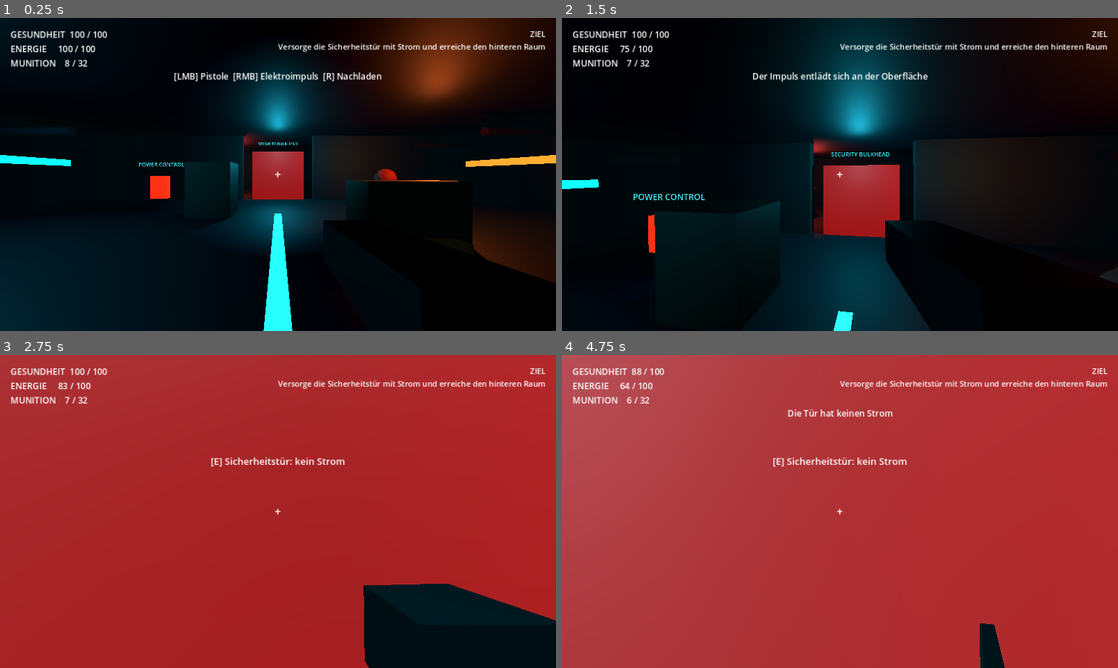
Above: before the commit, frames 1-4 (two rows, left to right).
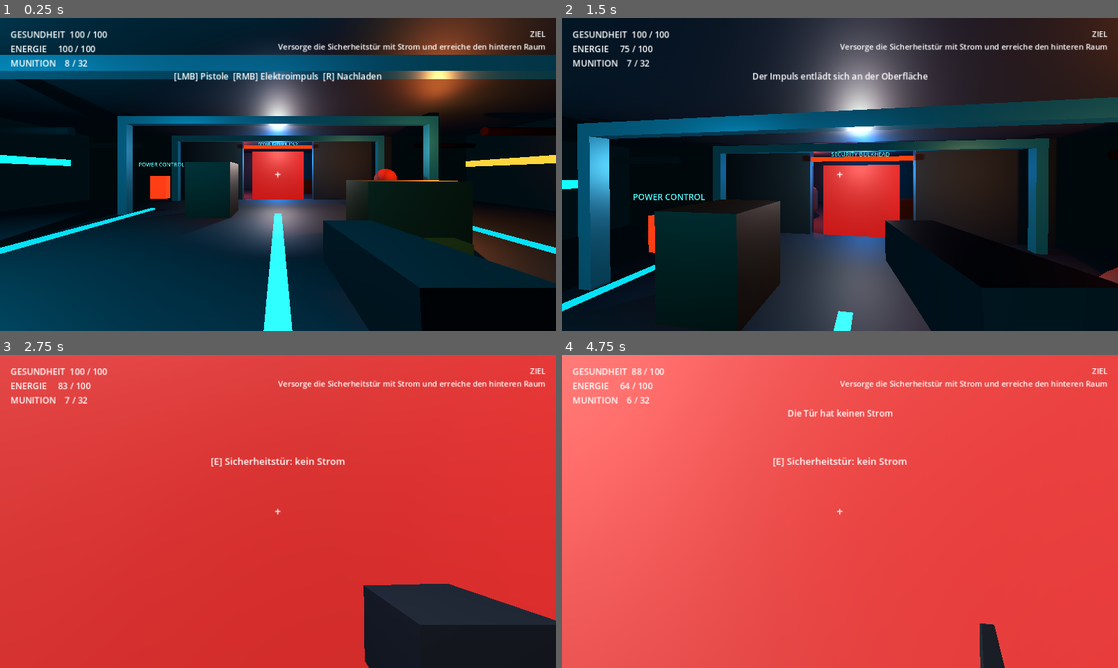
Above: after the commit, the same moments.

Repository: Maycetin1205/bioshock
Game: Godot game, scene res://scenes/main.tscn
Same seed, same stepped clock (60 frames per second), same inputs: the game is played once before the commit and once after it.
Inputs (mouse positions are in pixels of both pictures, inside the frame that each line leads up to):
- Up to frame 1 (0.25 s): no input
- Up to frame 2 (1.5 s): tap Enter at 0.5 s; move the mouse to (867, 174) at 0.52 s; hold Right mouse button (ability_primary) 0.53-1.28 s; hold W (move_forward) from 0.53 s (still down); click (867, 174) at 0.67 s; tap Space (jump) at 0.77 s; move the mouse to (812, 174) at 1.27 s; tap E (interact) at 1.35 s
- Up to frame 3 (2.75 s): keep holding W (move_forward); tap Space (jump) at 1.52 s; move the mouse to (289, 505) at 2.02 s; hold Shift (sprint) from 2.03 s (still down)
- Up to frame 4 (4.75 s): keep holding W (move_forward); move the mouse to (834, 517) at 2.77 s; release Shift (sprint) at 2.78 s; click (834, 517) at 2.85 s; tap Space (jump) at 3.02, 3.77, 4.52 s; move the mouse to (878, 514) at 3.52 s; hold Right mouse button (ability_primary) 3.53-4.28 s; move the mouse to (795, 508) at 4.27 s; tap E (interact) at 4.35 s

The runs differ from the first frame. In frame 1, 56% of the frame differs, in the area x 0-100%, y 0-100%; in frame 2, 53%; in frame 3, 94%; in frame 4, 99%.

Commit message:
Instantiate authored room shell

Diff:
--- a/scenes/main.tscn
+++ b/scenes/main.tscn
@@ -1,12 +1,15 @@
-[gd_scene load_steps=5 format=3]
+[gd_scene load_steps=6 format=3]
 
 [ext_resource type="Script" path="res://src/main.gd" id="1_main"]
 [ext_resource type="PackedScene" path="res://scenes/player/player.tscn" id="2_player"]
 [ext_resource type="Script" path="res://src/prototype/prototype_level.gd" id="3_level"]
 [ext_resource type="PackedScene" path="res://scenes/ui/hud.tscn" id="4_hud"]
+[ext_resource type="PackedScene" path="res://scenes/prototype/visible_room.tscn" id="5_room"]
 
 [node name="Main" type="Node3D"]
 script = ExtResource("1_main")
+
+[node name="VisibleRoom" parent="." instance=ExtResource("5_room")]
 
 [node name="PrototypeLevel" type="Node3D" parent="."]
 script = ExtResource("3_level")
